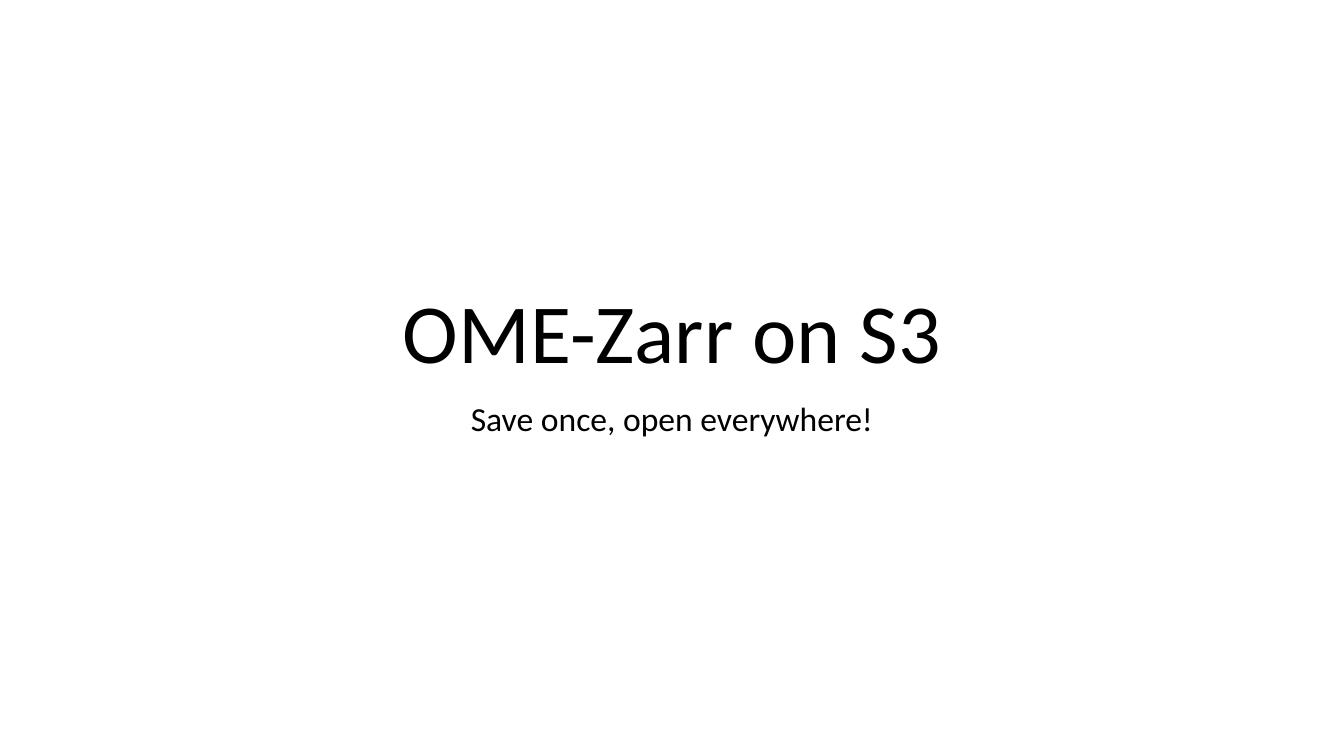
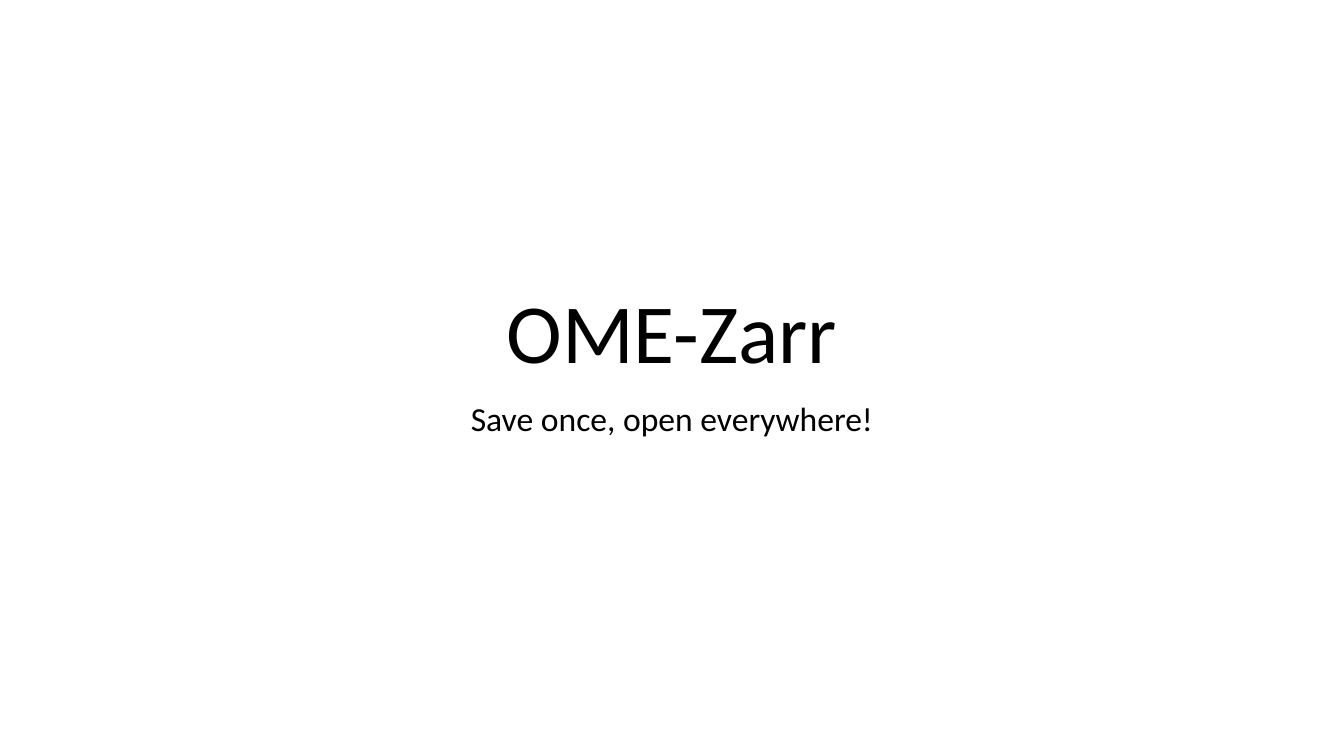
Before and after one commit to NEUBIAS/training-resources, a slide deck: slide 1 of figures/resources/ome-zarr.pptx. Drawn at 1344x756 pixels with LibreOffice and Linux fonts; fonts in the diff are those of the drawing. Boxes give left, top, right and bottom in pixels: in the first picture for what was removed or moved away, otherwise in the second. Text is boxed around its words. In the diff, an @@ line names an element or a change of style, - is before the commit and + after.

```diff
--- a/figures/resources/ome-zarr.pptx
+++ b/figures/resources/ome-zarr.pptx
@@ title at (507, 308, 838, 364): text changed @@
-OME-Zarr on S3
+OME-Zarr
```
Also in this commit, not shown: 1 slide added, 12 other files.
